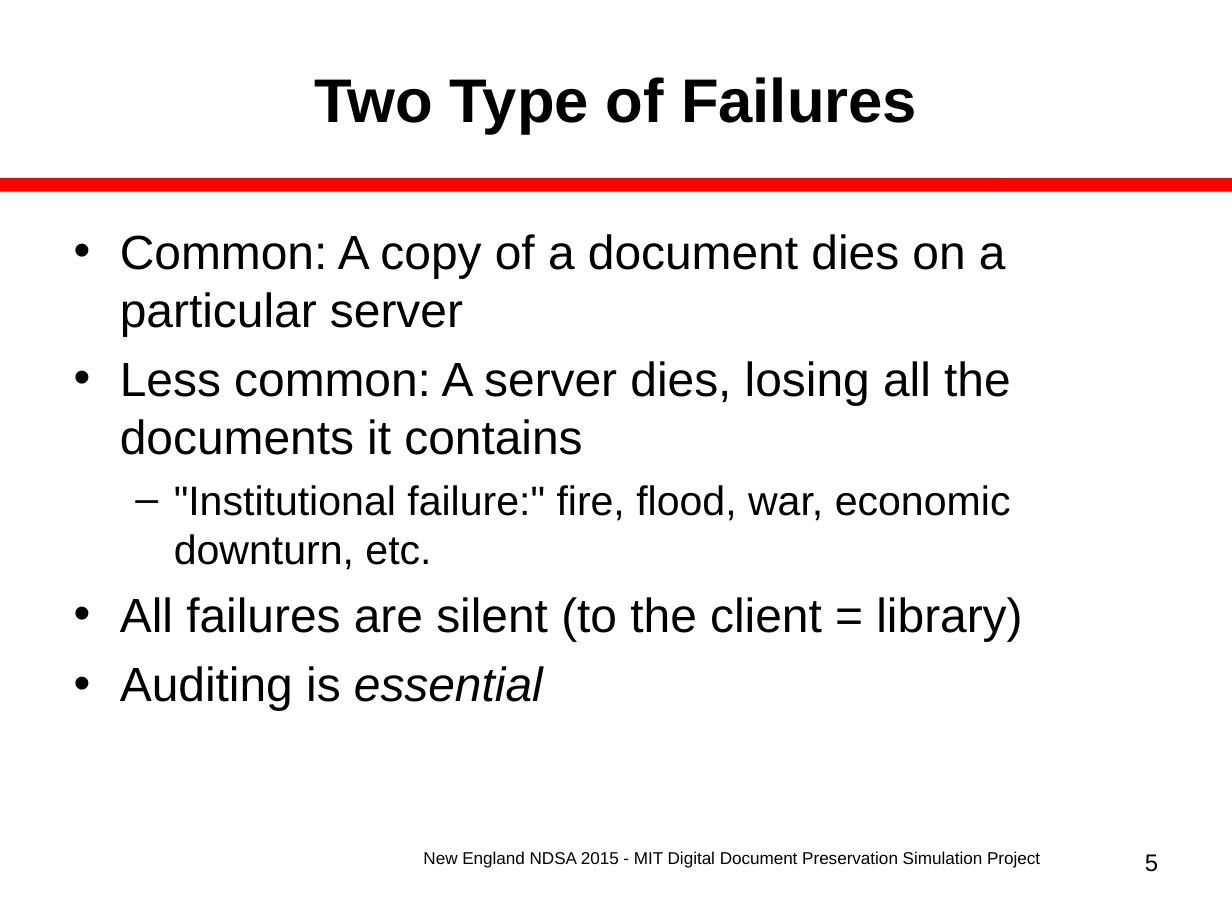
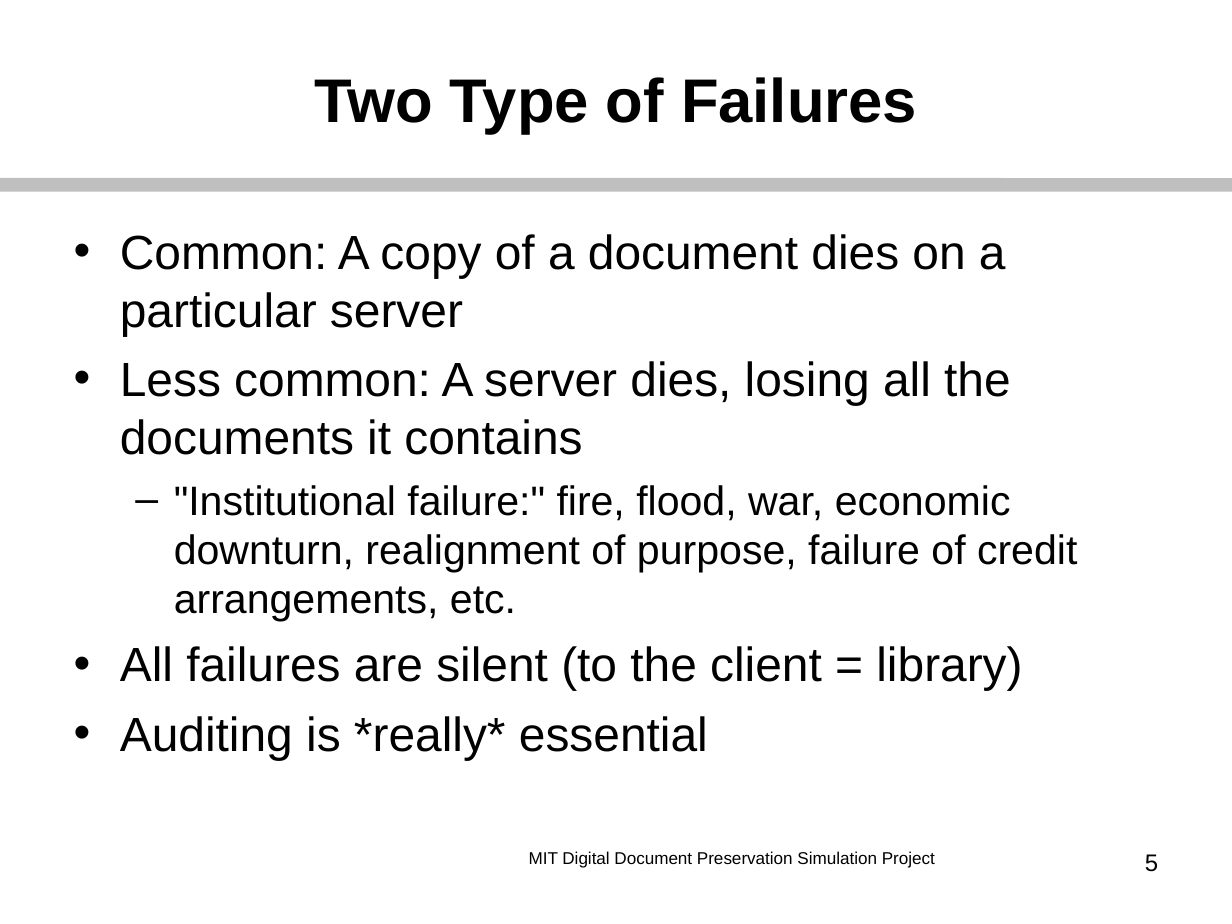
Before and after one commit to MIT-Informatics/PreservationSimulation, a slide deck: slide 5 of shelf/docs/Slides_NewEnglandNDSA.ppt. Drawn at 1232x924 pixels with LibreOffice and Linux fonts; fonts in the diff are those of the drawing. Boxes give left, top, right and bottom in pixels: in the first picture for what was removed or moved away, otherwise in the second. Text is boxed around its words. In the diff, an @@ line names an element or a change of style, - is before the commit and + after.

```diff
--- a/shelf/docs/Slides_NewEnglandNDSA.ppt
+++ b/shelf/docs/Slides_NewEnglandNDSA.ppt
@@ line (0, 185) - (1232, 185): stroke #FF0000 7.99 pt to #BFBFBF 7.99 pt @@
@@ text at [174,485,1077,621]: text changed @@
-  – "Institutional failure:" fire, flood, war, economic downturn, etc.
+  – "Institutional failure:" fire, flood, war, economic downturn, realignment of purpose, failure of credit arrangements, etc.
@@ text at [120,716,708,760]: text changed @@
-• Auditing is essential
+• Auditing is *really* essential
@@ text at [529,851,935,868]: text changed @@
-New England NDSA 2015 - MIT Digital Document Preservation Simulation Project
+MIT Digital Document Preservation Simulation Project
```
Also in this commit, not shown: 10 other slides changed, 1 slide added, 6 slides removed, 2 other files.
